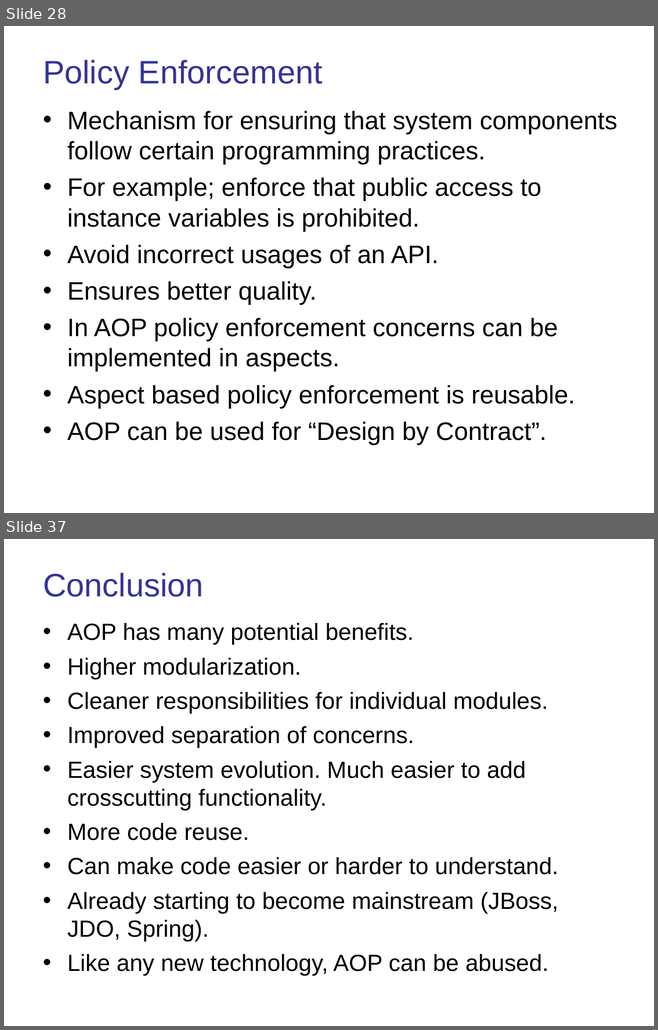
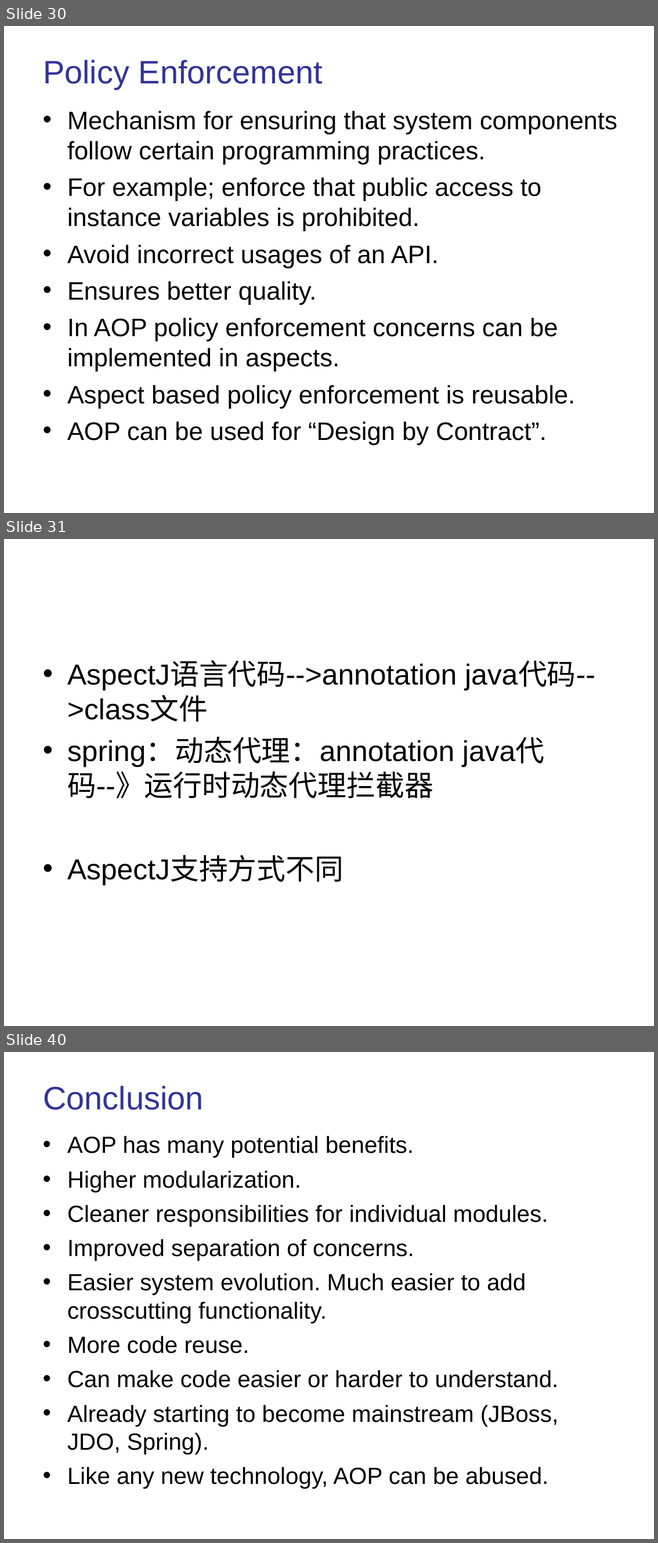
Before and after one commit to baiyuqi/course-space, a slide deck: document/讲义（ppt）/面向切面编程.ppt. Shown one above the other, each under a label of ours: slides 28 and 37 before the commit, slides 30, 31 and 40 after it; the slides between them are not shown. The pictures are 658x1030 and 658x1543 pixels, drawn with LibreOffice and Linux fonts; fonts in the diff are those of the drawing. Boxes give left, top, right and bottom in pixels: in the first picture for what was removed or moved away, otherwise in the second. Text is boxed around its words. In the diff, an @@ line names an element or a change of style, - is before the commit and + after.

```diff
--- a/document/讲义（ppt）/面向切面编程.ppt
+++ b/document/讲义（ppt）/面向切面编程.ppt
@@ slide 31 added at (x1=4, y1=539, x2=654, y2=1026), background #FFFFFF @@
@@ text added at (x1=67, y1=661, x2=595, y2=885), 32 pt, text #000000 @@
+• AspectJ语言代码-->annotation java代码-->class文件
+• spring：动态代理：annotation java代码--》运行时动态代理拦截器
+• AspectJ支持方式不同
@@ what was slide 28 is now slide 30 @@
@@ what was slide 37 is now slide 40 @@
```
Also in this commit, not shown: 21 slides changed, 2 other slides added, 26 other files.
